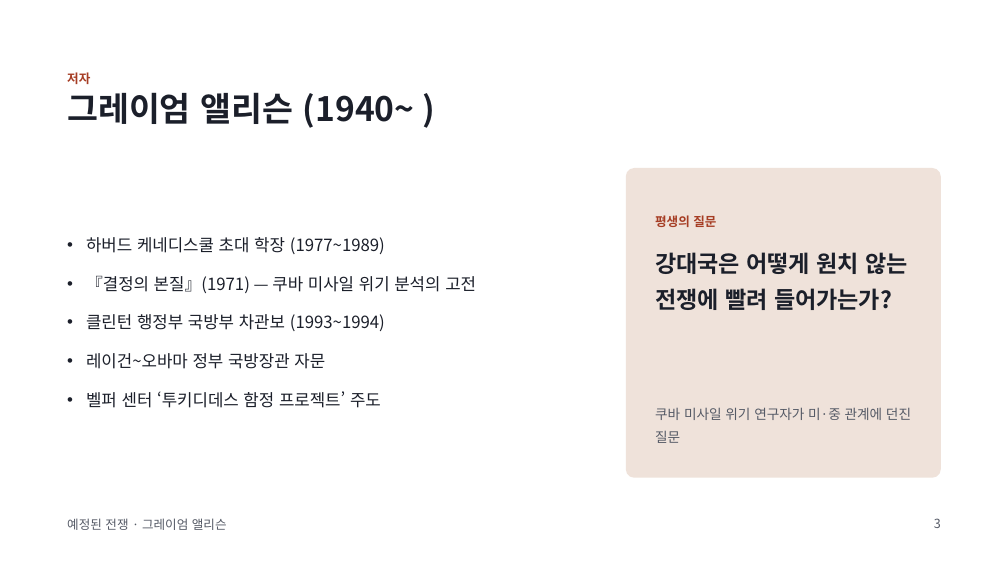
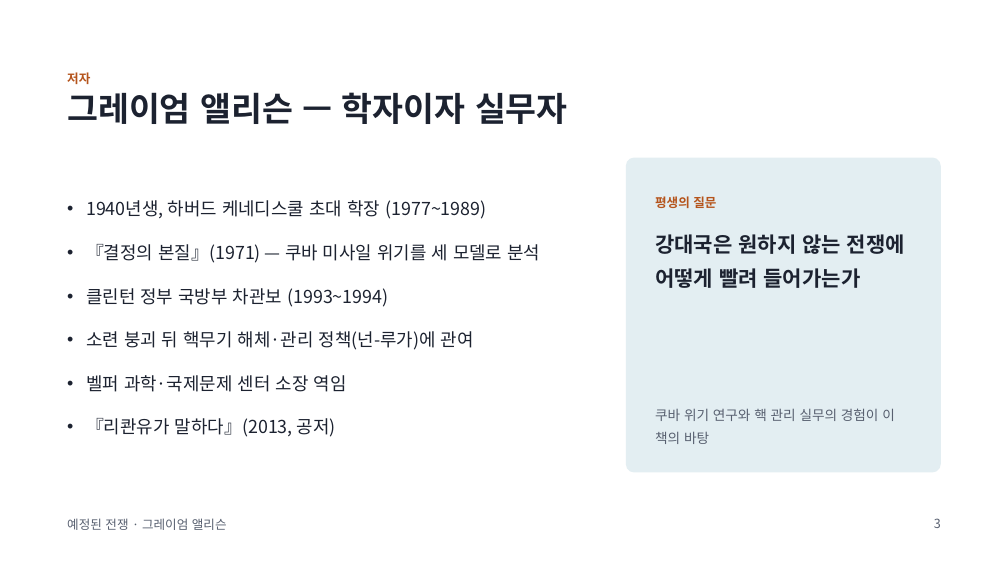
Before and after one commit to hpark1947/Politics, a slide deck: slide 3 of 발표자료/예정된 전쟁.pptx. Drawn at 1008x567 pixels with LibreOffice and Linux fonts; fonts in the diff are those of the drawing. Boxes give left, top, right and bottom in pixels: in the first picture for what was removed or moved away, otherwise in the second. Text is boxed around its words. In the diff, an @@ line names an element or a change of style, - is before the commit and + after.

```diff
--- a/발표자료/예정된 전쟁.pptx
+++ b/발표자료/예정된 전쟁.pptx
@@ text "저자" at <box>67,72,90,84</box>: text colour #A63D24 to #B5541C @@
@@ title at <box>67,92,568,124</box>: text changed; text colour #1B1F2A to #1C2230 @@
-그레이엄 앨리슨 (1940~ )
+그레이엄 앨리슨 — 학자이자 실무자
@@ rounded rectangle: place and size @@
-rounded rectangle at <box>626,168,941,478</box>
+rounded rectangle at <box>626,157,941,473</box>
@@ rounded rectangle at <box>626,157,941,473</box>: fill #EFE2DA to #E3EEF2 @@
@@ text at <box>86,200,540,437</box>: text changed; size 16 to 17 pt; text colour #1B1F2A to #1C2230 @@
-• 하버드 케네디스쿨 초대 학장 (1977~1989)
-• 『결정의 본질』(1971) — 쿠바 미사일 위기 분석의 고전
-• 클린턴 행정부 국방부 차관보 (1993~1994)
-• 레이건~오바마 정부 국방장관 자문
-• 벨퍼 센터 ‘투키디데스 함정 프로젝트’ 주도
+• 1940년생, 하버드 케네디스쿨 초대 학장 (1977~1989)
+• 『결정의 본질』(1971) — 쿠바 미사일 위기를 세 모델로 분석
+• 클린턴 정부 국방부 차관보 (1993~1994)
+• 소련 붕괴 뒤 핵무기 해체·관리 정책(넌-루가)에 관여
+• 벨퍼 과학·국제문제 센터 소장 역임
+• 『리콴유가 말하다』(2013, 공저)
@@ text "평생의 질문" at <box>655,196,716,208</box>: text colour #A63D24 to #B5541C @@
@@ text "평생의 질문": place and size @@
-text "평생의 질문" at <box>655,215,716,227</box>
+text "평생의 질문" at <box>655,196,716,208</box>
@@ text at <box>655,234,905,288</box>: text changed; size 22 to 20 pt; text colour #1B1F2A to #1C2230 @@
-강대국은 어떻게 원치 않는 전쟁에 빨려 들어가는가?
+강대국은 원하지 않는 전쟁에 어떻게 빨려 들어가는가
@@ text at <box>655,408,895,444</box>: text changed; text colour #555A66 to #586070 @@
-쿠바 미사일 위기 연구자가 미·중 관계에 던진 질문
+쿠바 위기 연구와 핵 관리 실무의 경험이 이 책의 바탕
```
Also in this commit, not shown: 16 other slides changed, 35 slides added, 3 slides removed.
